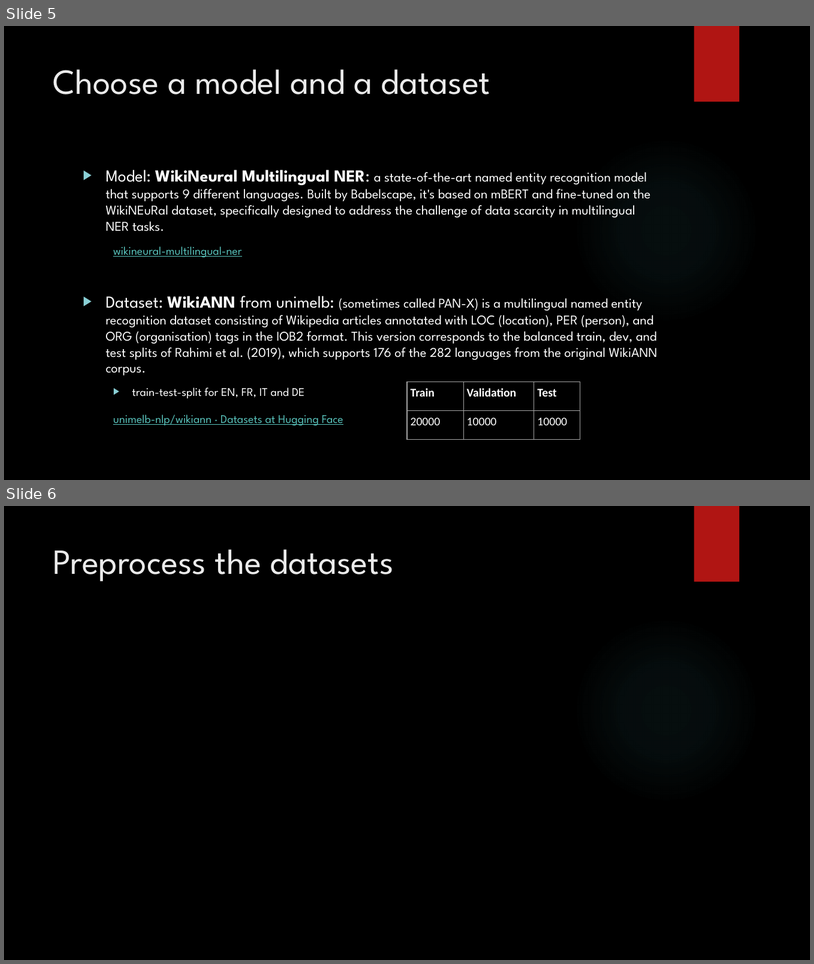
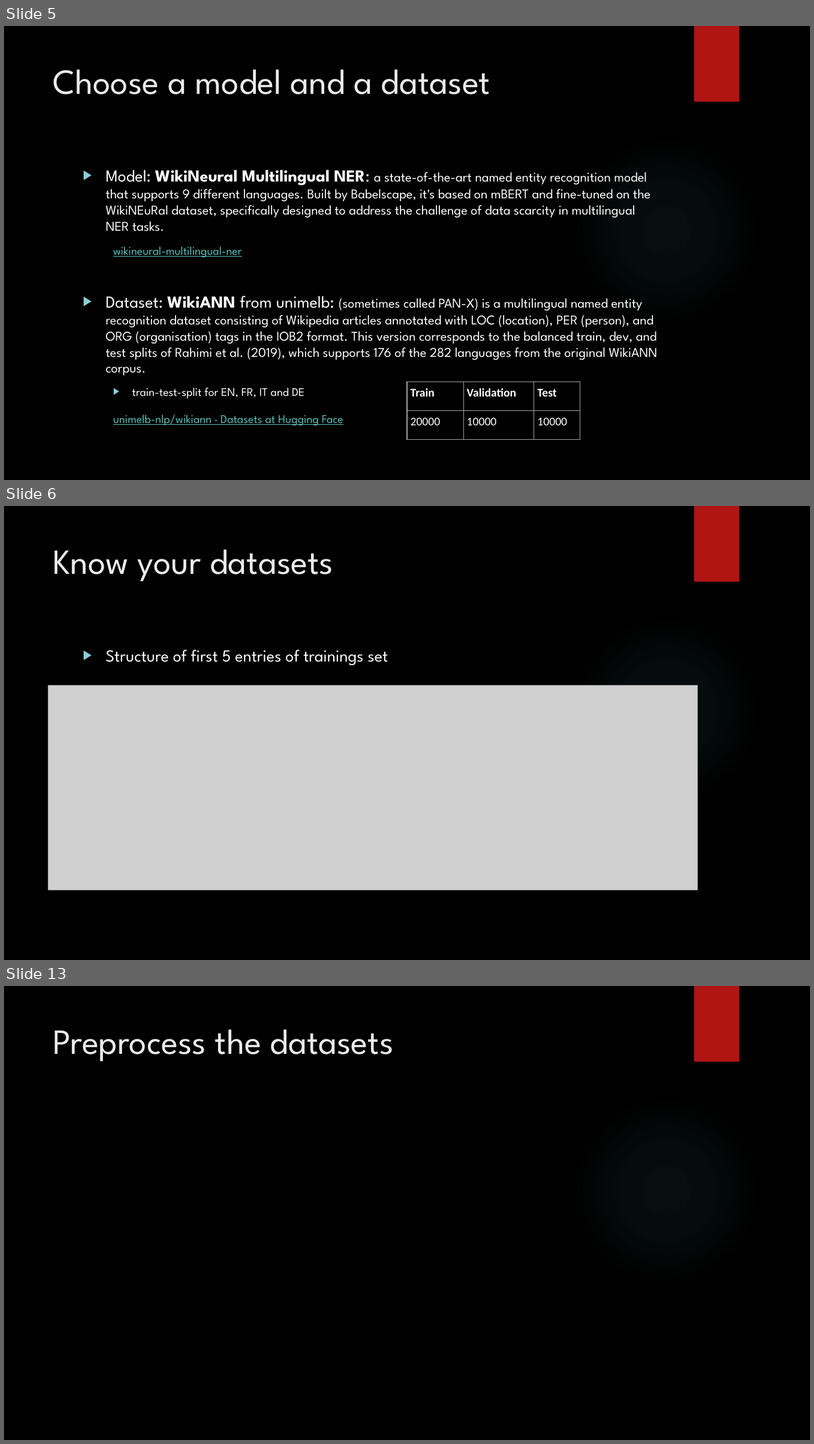
Before and after one commit to Beabir/TaskModule4_MNER, a slide deck: CAS NLP Module 4_jd_bb.pptx. Shown one above the other, each under a label of ours: slides 5 and 6 before the commit, slides 5, 6 and 13 after it; the slides between them are not shown. The pictures are 814x964 and 814x1444 pixels, drawn with LibreOffice and Linux fonts; fonts in the diff are those of the drawing; grey boxes stand for pictures; background and template pictures are left out. Boxes give left, top, right and bottom in pixels: in the first picture for what was removed or moved away, otherwise in the second. Text is boxed around its words. In the diff, an @@ line names an element or a change of style, - is before the commit and + after.

```diff
--- a/CAS NLP Module 4_jd_bb.pptx
+++ b/CAS NLP Module 4_jd_bb.pptx
@@ slide 6 added at box(4, 506, 810, 960), background picture (left out); not listed: 2 template elements that a slide beside it also shows @@
@@ title added at box(53, 549, 333, 582), 42 pt, text #EBEBEB @@
+Know your datasets
@@ text added at box(106, 649, 389, 665), 20 pt, text #FFFFFF @@
+▶ Structure of first 5 entries of trainings set
@@ picture added at box(48, 685, 698, 890) @@
@@ what was slide 6 is now slide 13 @@
```
Also in this commit, not shown: 1 slide changed, 6 other slides added.
